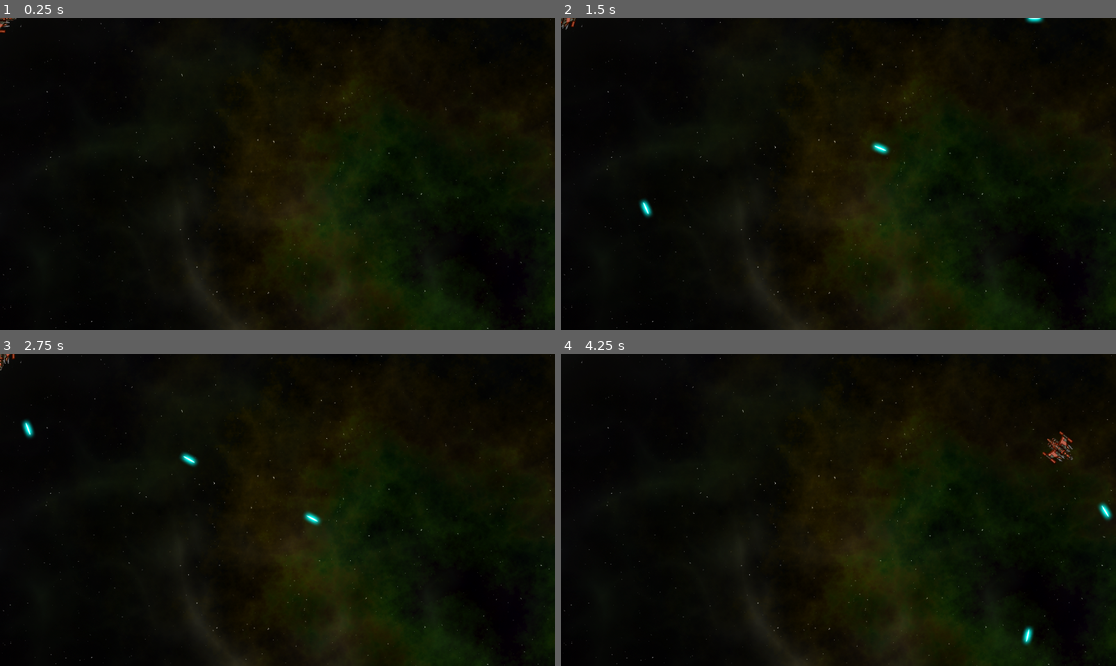
Above: before the commit, frames 1-4 (two rows, left to right).
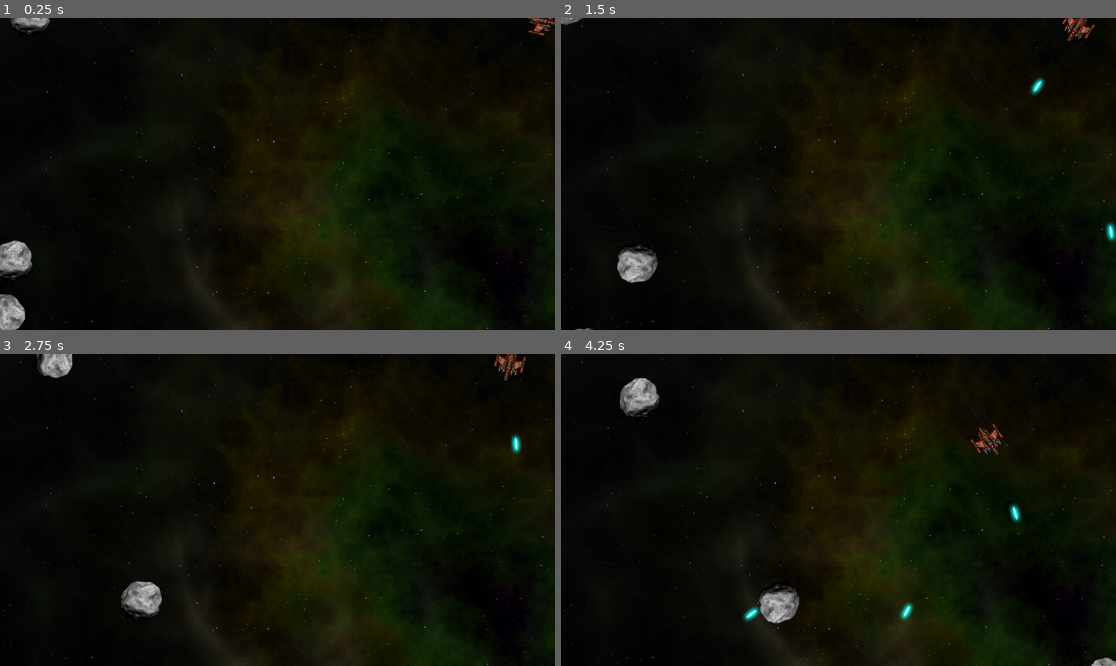
Above: after the commit, the same moments.

Repository: AnshKoshti/space-rocks
Game: Godot game, scene res://scenes/main.tscn
Same seed, same stepped clock (60 frames per second), same inputs: the game is played once before the commit and once after it.
Inputs:
- Up to frame 1 (0.25 s): no input
- Up to frame 2 (1.5 s): hold D (rotate_right) 0.53-1.28 s; hold Space (shoot) 0.53-1.28 s; hold A (rotate_left) from 1.28 s (still down); tap Space (shoot) at 1.35 s
- Up to frame 3 (2.75 s): release A (rotate_left) at 2.03 s; hold D (rotate_right) from 2.03 s (still down); hold Space (shoot) from 2.03 s (still down)
- Up to frame 4 (4.25 s): release D (rotate_right) at 2.78 s; release Space (shoot) at 2.78 s; hold W (thrust) 2.78-3.53 s; tap Space (shoot) at 2.85 s; hold A (rotate_left) from 3.53 s (still down); hold Space (shoot) from 3.53 s (still down)

The runs differ from the first frame. In frame 1, 1.4% of the frame differs, in the area x 0-100%, y 0-100%; in frame 2, 1.4%; in frame 3, 1.8%; in frame 4, 2.3%, in the area x 10-100%, y 7-100%.

Commit message:
Rock scene completed.

Diff:
--- a/scenes/main.tscn
+++ b/scenes/main.tscn
@@ -1,12 +1,27 @@
-[gd_scene load_steps=3 format=3 uid="uid://bnqj25at37hl2"]
+[gd_scene load_steps=6 format=3 uid="uid://bnqj25at37hl2"]
 
 [ext_resource type="Texture2D" uid="uid://diq7bt765lfxn" path="res://assets/space_background.png" id="1_o5qli"]
+[ext_resource type="Script" uid="uid://bp46hn0ls188v" path="res://scenes/scripts/main.gd" id="1_sugp2"]
 [ext_resource type="PackedScene" uid="uid://ddcx3bioe8kql" path="res://scenes/player.tscn" id="2_0wfyh"]
+[ext_resource type="PackedScene" uid="uid://bwrcnfn4wnolb" path="res://scenes/rock.tscn" id="2_jyhfs"]
+
+[sub_resource type="Curve2D" id="Curve2D_0wfyh"]
+_data = {
+"points": PackedVector2Array(0, 0, 0, 0, 0, 0, 0, 0, 0, 0, 1152, 0, 0, 0, 0, 0, 1152, 648, 0, 0, 0, 0, 0, 648, 0, 0, 0, 0, 0, 0)
+}
+point_count = 5
 
 [node name="Main" type="Node"]
+script = ExtResource("1_sugp2")
+rock_scene = ExtResource("2_jyhfs")
 
 [node name="Background" type="Sprite2D" parent="."]
 texture = ExtResource("1_o5qli")
 centered = false
 
 [node name="Player" parent="." instance=ExtResource("2_0wfyh")]
+
+[node name="RockPath" type="Path2D" parent="."]
+curve = SubResource("Curve2D_0wfyh")
+
+[node name="RockSpawn" type="PathFollow2D" parent="RockPath"]
--- /dev/null
+++ b/scenes/scripts/main.gd
@@ -0,0 +1,22 @@
+extends Node
+
+@export var rock_scene: PackedScene
+var screensize = Vector2.ZERO
+
+
+func _ready() -> void:
+	screensize = get_viewport().get_visible_rect().size
+	for i in 3:
+		spawn_rock(3)
+
+
+func spawn_rock(size, pos=null, vel=null):
+	if pos == null:
+		$RockPath/RockSpawn.progress = randi()
+		pos = $RockPath/RockSpawn.position
+	if vel == null:
+		vel = Vector2.RIGHT.rotated(randf_range(0, TAU)) * randf_range(50, 125)
+	var r = rock_scene.instantiate()
+	r.screensize = screensize
+	r.start(pos, vel, size)
+	call_deferred("add_child", r)
Not shown, added: scenes/scripts/main.gd.uid
